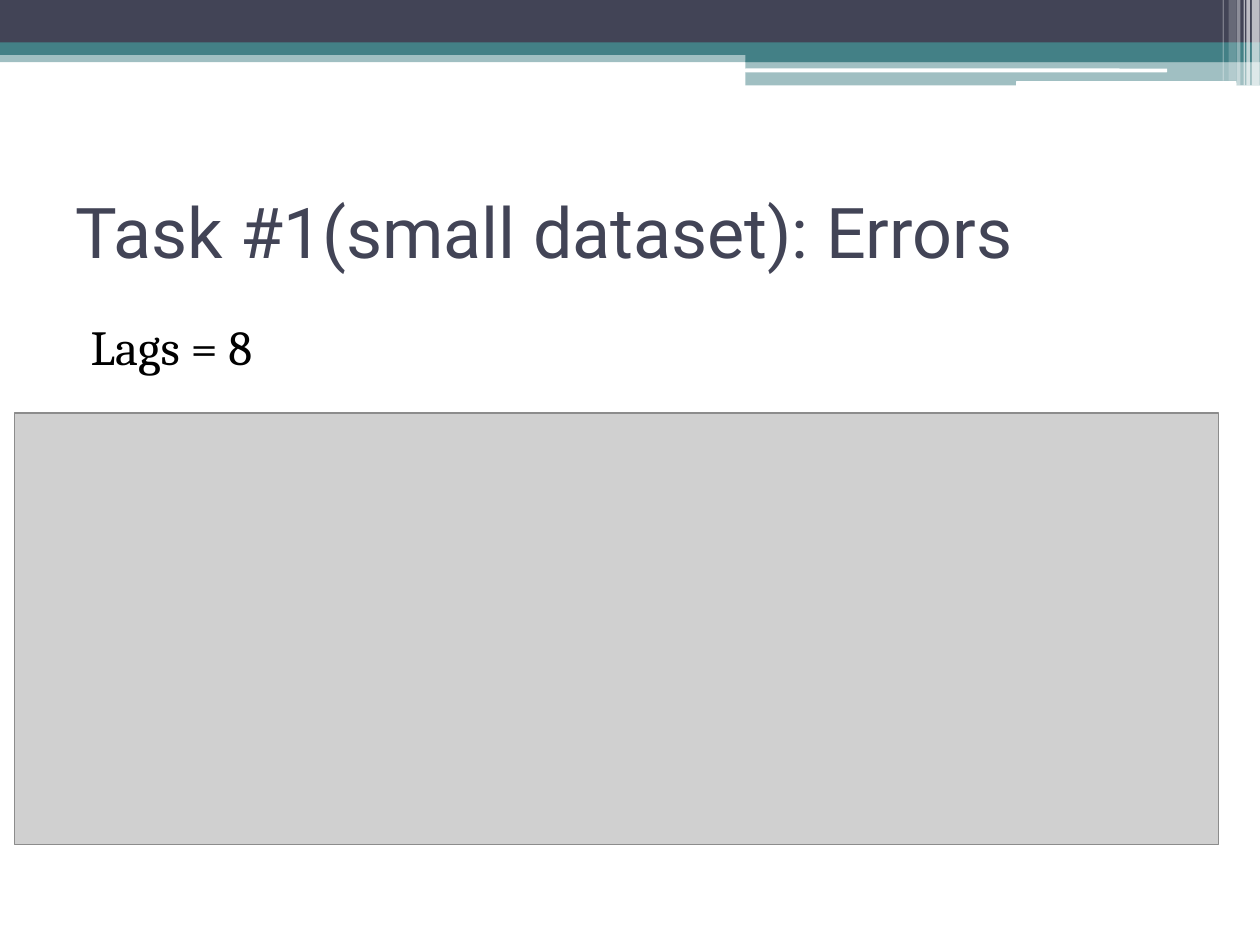
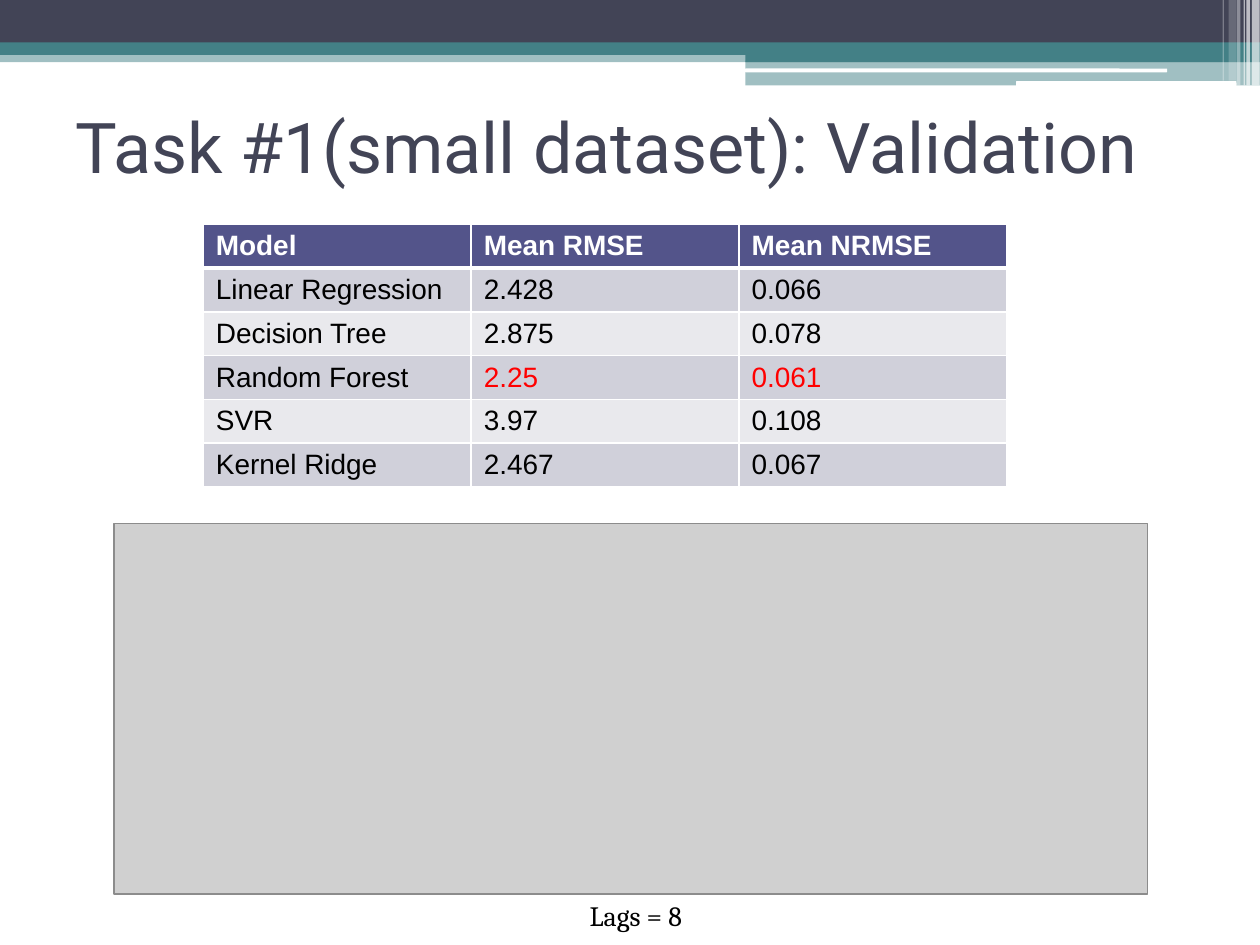
Before and after one commit to TarasKutsyk/ML-for-Automation-Project, a slide deck: slide 13 of Presentation ASHRAE.pptx (slide 14 before the commit). Drawn at 1260x945 pixels with LibreOffice and Linux fonts; fonts in the diff are those of the drawing; grey boxes stand for pictures. Boxes give left, top, right and bottom in pixels: in the first picture for what was removed or moved away, otherwise in the second. Text is boxed around its words. In the diff, an @@ line names an element or a change of style, - is before the commit and + after.

```diff
--- a/Presentation ASHRAE.pptx
+++ b/Presentation ASHRAE.pptx
@@ title at (75, 117, 1137, 189): text changed @@
-Task #1(small dataset): Errors
+Task #1(small dataset): Validation
@@ table added at (203, 224, 1008, 501), 6 rows, 3 columns @@
+Model | Mean RMSE | Mean NRMSE
+Linear Regression | 2.428 | 0.066
+Decision Tree | 2.875 | 0.078
+Random Forest | 2.25 | 0.061
+SVR | 3.97 | 0.108
+Kernel Ridge | 2.467 | 0.067
@@ picture: place and size @@
-picture at (15, 413, 1218, 845)
+picture at (115, 523, 1148, 893)
@@ text "Lags = 8": place and size @@
-text "Lags = 8" at (91, 332, 252, 376)
+text "Lags = 8" at (590, 907, 682, 932)
@@ text "Lags = 8" at (590, 907, 682, 932): size 28 to 16 pt; alignment left to centre @@
```
Also in this commit, not shown: 11 other slides changed, 4 slides added, 2 slides removed, 2 other files.
